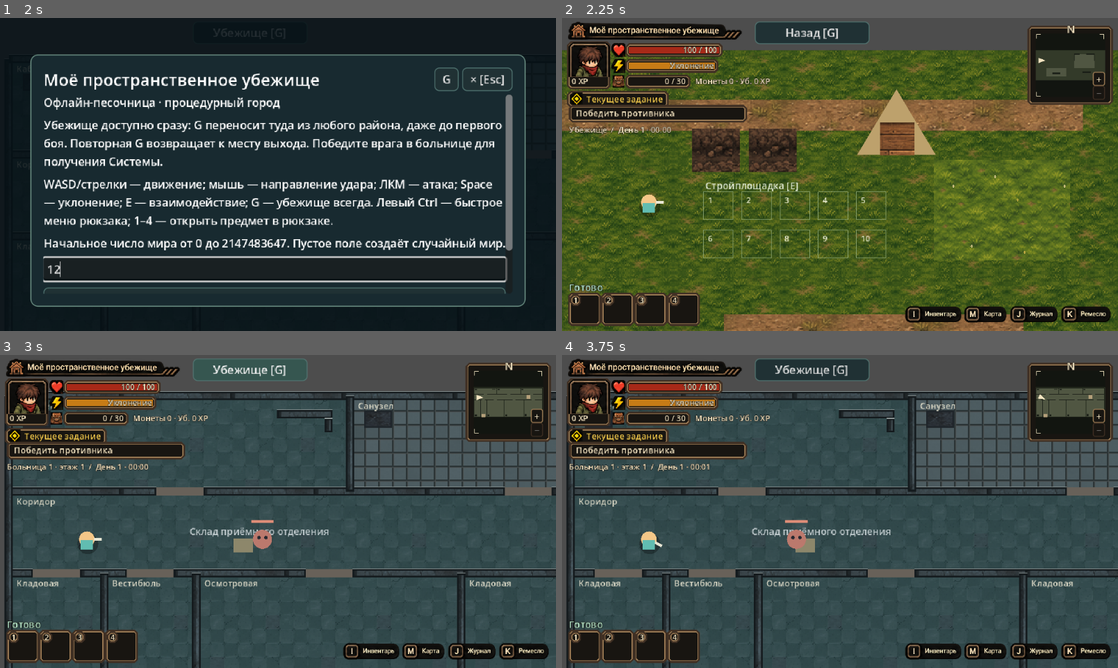
Above: before the commit, frames 1-4 (two rows, left to right).
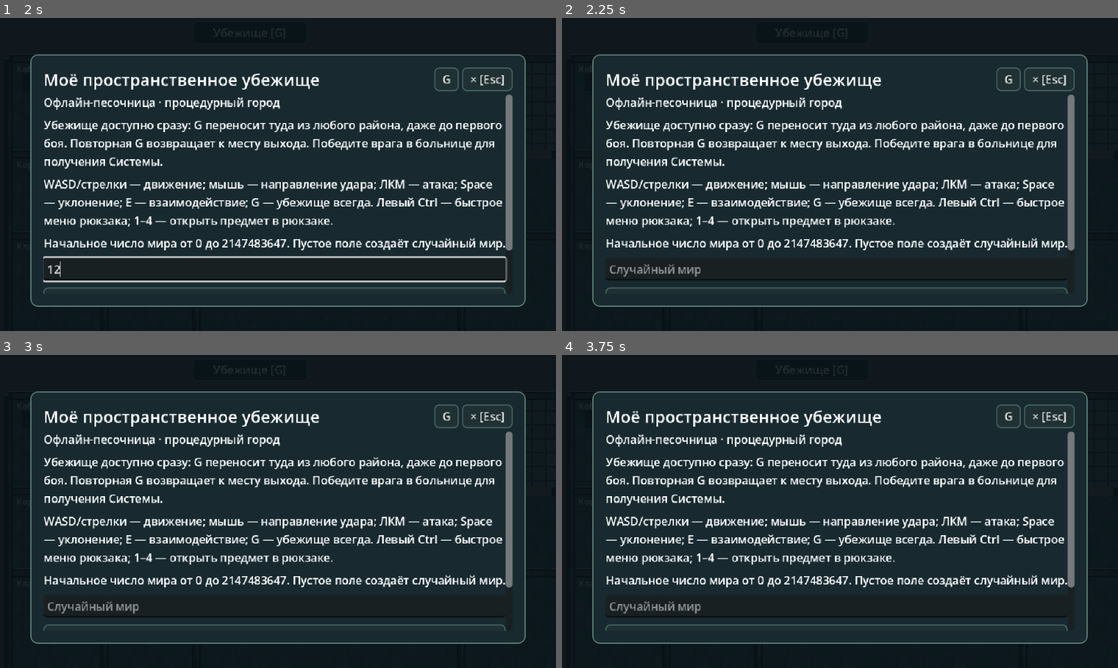
Above: after the commit, the same moments.

Repository: AndreyCokol/My_shelter
Game: Godot game, scene res://game/scenes/main/playable.tscn
Same seed, same stepped clock (60 frames per second), same inputs: the game is played once before the commit and once after it.
Inputs (mouse positions are in pixels of both pictures, inside the frame that each line leads up to):
- Up to frame 1 (2 s): click (272, 268) at 0.52 s; type "12" at 0.6 s; click "Убежище [G]" at 1.25 s
- Up to frame 2 (2.25 s): click "G" at 2 s
- Up to frame 3 (3 s): click "Назад [G]" (after the commit: "Убежище [G]") at 2.75 s
- Up to frame 4 (3.75 s): click (834, 636) at 3.5 s, where only the run after the commit has a clickable "Начать игру"

Frame 1 is identical in both runs. In frame 2, 95% of the frame differs, in the area x 0-100%, y 0-100%; in frame 3, 85%; in frame 4, 85%.
Error after the commit: Invalid call to function 'try_transition' in base 'RefCounted (scene_router.gd)'. Expected 5 argument(s). (res://game/app/game_app.gd:117)

Commit message:
feat(world): transmit enemy AI runtime through checkpoint and restore on scene bind

Diff:
--- a/game/app/game_app.gd
+++ b/game/app/game_app.gd
@@ -74,6 +74,10 @@
 	var target = enemy()
 	return target.health if is_instance_valid(target) else -1
 
+func _enemy_runtime() -> Dictionary:
+	var target = enemy()
+	return target.runtime_snapshot() if is_instance_valid(target) else {}
+
 func next_action() -> String:
 	action_serial += 1
 	return "%s:%s:%d" % [Time.get_unix_time_from_system(), Time.get_ticks_usec(), action_serial]
@@ -90,6 +94,7 @@
 	var health := _enemy_health()
 	if health >= 0:
 		context.enemy_health = health
+		context.enemy_runtime = _enemy_runtime()
 	return {"action_id": next_action(), "command_type": kind, "payload": payload, "context": context}
 
 func command(kind: String, payload: Dictionary = {}) -> Dictionary:
@@ -109,7 +114,7 @@
 	return last_result
 
 func transition(destination: String, entry_id: String = "default") -> Dictionary:
-	var result: Dictionary = scene_router.try_transition(next_action(), destination, entry_id, hero.health, _enemy_health())
+	var result: Dictionary = scene_router.try_transition(next_action(), destination, entry_id, hero.health, _enemy_health(), _enemy_runtime())
 	last_result = result
 	ui.show_result(result)
 	if result.ok:
